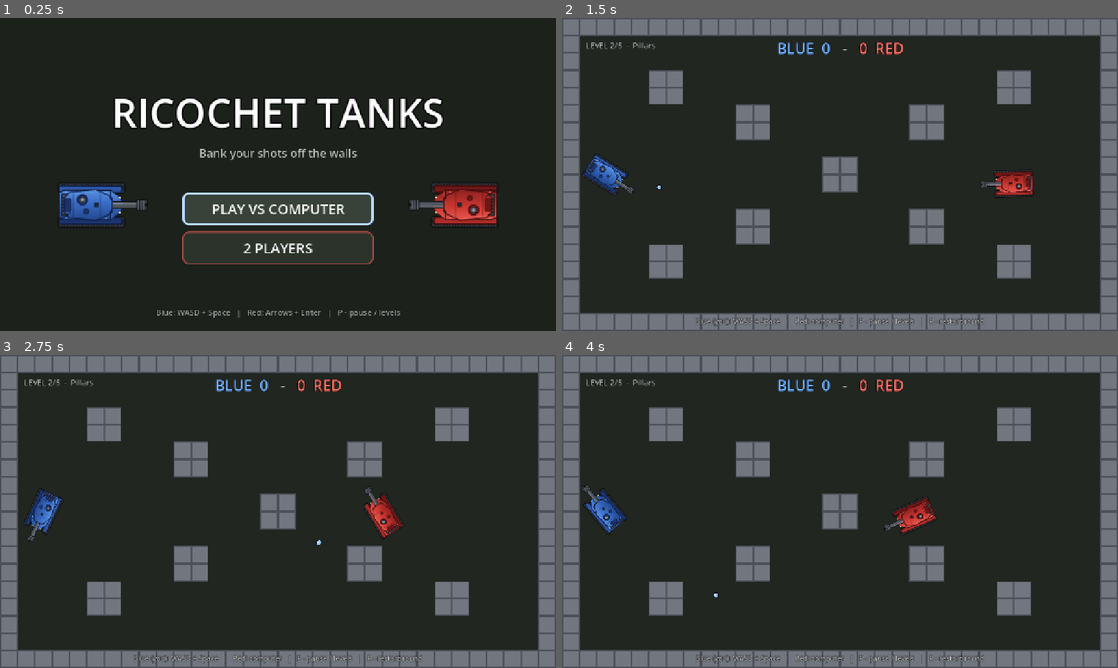
Above: before the commit, frames 1-4 (two rows, left to right).
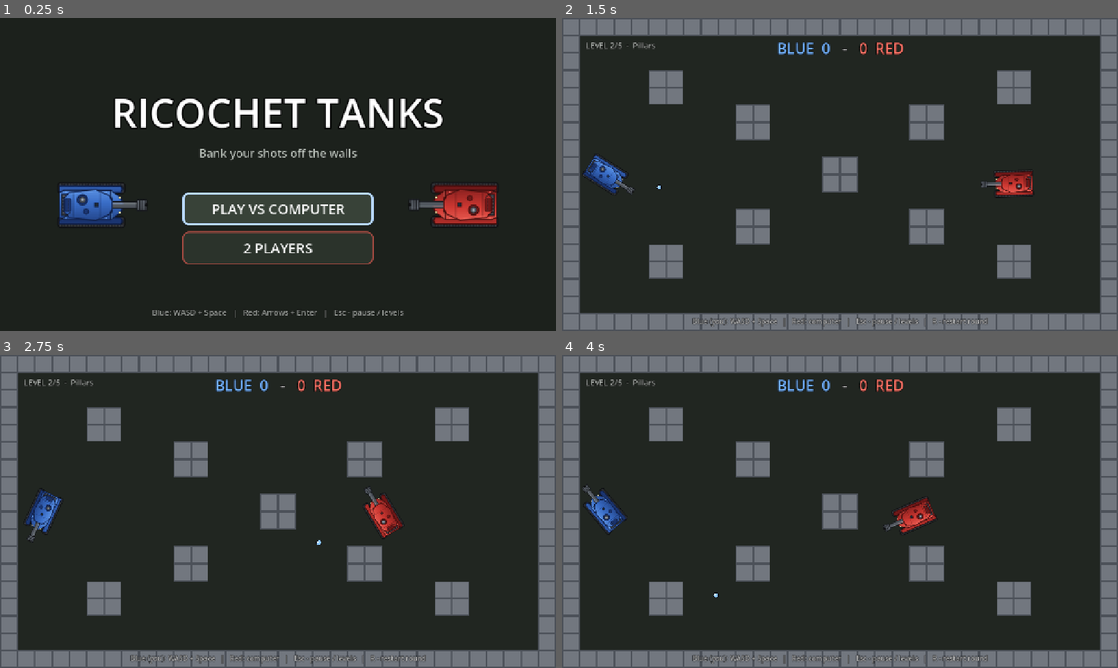
Above: after the commit, the same moments.

Repository: TimDev7/tank-game
Game: Godot game, scene res://game/menu/main_menu.tscn
The game is run twice, just before and just after one commit, with the same random seed, the same clock (stepped at 60 frames per second) and the same inputs.
Inputs (mouse positions are in pixels of both pictures, inside the frame that each line leads up to):
- Up to frame 1 (0.25 s): no input
- Up to frame 2 (1.5 s): click "PLAY VS COMPUTER" at 0.5 s; tap Enter at 1.25 s; move the mouse to (962, 158) at 1.27 s; hold D (p1_right) from 1.28 s (still down); tap Space (p1_fire) at 1.35 s; click (962, 158) at 1.42 s
- Up to frame 3 (2.75 s): release D (p1_right) at 2 s; drag from (166, 527) to (250, 574) at 2.02 s
- Up to frame 4 (4 s): move the mouse to (895, 442) at 2.77 s; hold D (p1_right) 2.78-3.5 s; hold Shift 2.78-3.5 s; drag from (812, 574) to (673, 464) at 3.52 s

The runs differ from the first frame. In frame 1, 0.5% of the frame differs, in the area x 27-73%, y 93-96%; in frame 2, 0.5%, in the area x 23-77%, y 95-99%; in frame 3, 0.5%; in frame 4, 0.5%.

Commit message:
Pause on Esc (P kept as fullscreen-safe fallback), update hints, docs and tests
Co-Authored-By: Claude Sonnet 5.5 <noreply@anthropic.com>

Diff:
--- a/game/input/tank_input.gd
+++ b/game/input/tank_input.gd
@@ -5,7 +5,8 @@
 ##
 ## Правила CrazyGames (docs/crazygames-requirements.md):
 ## - Используем physical_keycode: WASD остаётся в тех же физических позициях на AZERTY/QWERTZ (там это ZQSD/WASD).
-## - Esc НЕ используем: он выходит из fullscreen. Пауза — P.
+## - Пауза: Esc (по решению заказчика) + P как запасная. В браузере в fullscreen Esc первым делом
+##   выходит из полноэкранного режима, и страница часто его не получает — P гарантирует паузу там.
 ## - Fullscreen-кнопок своих нет: его даёт платформа.
 ##
 ## Имена действий: "p1_up", "p1_down", "p1_left", "p1_right", "p1_fire" (то же для p2_*),
@@ -25,8 +26,9 @@
 	},
 }
 
+## Значение — одна клавиша или массив клавиш.
 const SHARED := {
-	"pause": KEY_P,
+	"pause": [KEY_ESCAPE, KEY_P],
 	"restart_round": KEY_R,
 	"menu": KEY_M,  # в главное меню: только из паузы или после конца матча
 }
@@ -42,7 +44,9 @@
 		for name in LAYOUTS[player]:
 			_bind(action(player, name), LAYOUTS[player][name])
 	for name in SHARED:
-		_bind(StringName(name), SHARED[name])
+		var keys: Variant = SHARED[name]
+		for key in (keys if keys is Array else [keys]):
+			_bind(StringName(name), key)
 
 
 ## Вектор движения игрока: x — поворот (-1 влево, 1 вправо), y — газ (-1 вперёд/up, 1 назад/down).
--- a/game/match/hud.gd
+++ b/game/match/hud.gd
@@ -95,7 +95,7 @@
 
 	# подсказка снизу (внутри рамки арены, нижняя стена 40 px)
 	_hint = _make_label(16, Color(0.8, 0.8, 0.8, 0.9))
-	_hint.text = tr("Blue: WASD + Space   |   Red: Arrows + Enter   |   P - pause   |   R - restart round")
+	_hint.text = tr("Blue: WASD + Space   |   Red: Arrows + Enter   |   Esc - pause   |   R - restart round")
 	_hint.set_anchors_preset(Control.PRESET_BOTTOM_WIDE)
 	_hint.horizontal_alignment = HORIZONTAL_ALIGNMENT_CENTER
 	_hint.offset_top = -34.0
@@ -139,7 +139,7 @@
 		level_cards.append(card)
 
 	var keys_label := _make_label(22, Color(0.8, 0.82, 0.8))
-	keys_label.text = tr("P - resume   |   1-5 - level   |   M - menu")
+	keys_label.text = tr("Esc / P - resume   |   1-5 - level   |   M - menu")
 	keys_label.horizontal_alignment = HORIZONTAL_ALIGNMENT_CENTER
 	column.add_child(keys_label)
 
--- a/game/match/round_manager.gd
+++ b/game/match/round_manager.gd
@@ -2,7 +2,7 @@
 extends Node
 ## Матч PvP на одном устройстве: появление танков, выстрелы, раунды, счёт, пауза, перезапуск.
 ##
-## Клавиши: P — пауза (НЕ Esc: он выходит из fullscreen), R — перезапуск раунда
+## Клавиши: Esc (или P) — пауза, R — перезапуск раунда
 ## (после конца матча — новый матч).
 ## SDK (правила CrazyGames): gameplayStart на каждом старте/возобновлении игры,
 ## gameplayStop на каждой паузе/конце раунда. Реклама в этом классе не показывается.
@@ -226,9 +226,9 @@
 	if hud == null:
 		return
 	if vs_ai:
-		hud.set_hint(tr("Blue (you): WASD + Space   |   Red: computer   |   P - pause / levels   |   R - restart round"))
-	else:
-		hud.set_hint(tr("Blue: WASD + Space   |   Red: Arrows + Enter   |   P - pause / levels   |   R - restart round"))
+		hud.set_hint(tr("Blue (you): WASD + Space   |   Red: computer   |   Esc - pause / levels   |   R - restart round"))
+	else:
+		hud.set_hint(tr("Blue: WASD + Space   |   Red: Arrows + Enter   |   Esc - pause / levels   |   R - restart round"))
 
 
 func _emit_scores() -> void:
--- a/game/menu/main_menu.gd
+++ b/game/menu/main_menu.gd
@@ -84,7 +84,7 @@
 	play_ai_button.focus_neighbor_top = play_pvp_button.get_path()
 	play_pvp_button.focus_neighbor_bottom = play_ai_button.get_path()
 
-	var hint := _label(tr("Blue: WASD + Space   |   Red: Arrows + Enter   |   P - pause / levels"), 18, Color(0.7, 0.72, 0.7, 0.9))
+	var hint := _label(tr("Blue: WASD + Space   |   Red: Arrows + Enter   |   Esc - pause / levels"), 18, Color(0.7, 0.72, 0.7, 0.9))
 	hint.set_anchors_and_offsets_preset(Control.PRESET_BOTTOM_WIDE)
 	hint.offset_top = -56.0
 	hint.offset_bottom = -26.0
--- a/tools/menu_selftest.gd
+++ b/tools/menu_selftest.gd
@@ -95,6 +95,16 @@
 	await get_tree().process_frame
 	_check(mgr.level == 4, "цифры вне паузы не меняют уровень")
 
+	# клавиши паузы: Esc (основная) и P (запасная для fullscreen в браузере)
+	await _key(KEY_ESCAPE)
+	_check(get_tree().paused and hud._pause_overlay.visible, "Esc открывает паузу")
+	await _key(KEY_ESCAPE)
+	_check(not get_tree().paused and not hud._pause_overlay.visible, "повторный Esc снимает паузу")
+	await _key(KEY_P)
+	_check(get_tree().paused, "P тоже открывает паузу")
+	await _key(KEY_P)
+	_check(not get_tree().paused, "повторный P снимает паузу")
+
 	MatchConfig.vs_ai = false
 	MatchConfig.level = -1
 	print("ALL OK" if _ok else "FAILED")
Not shown, changed: CLAUDE.md
Not shown, changed: docs/crazygames-requirements.md
